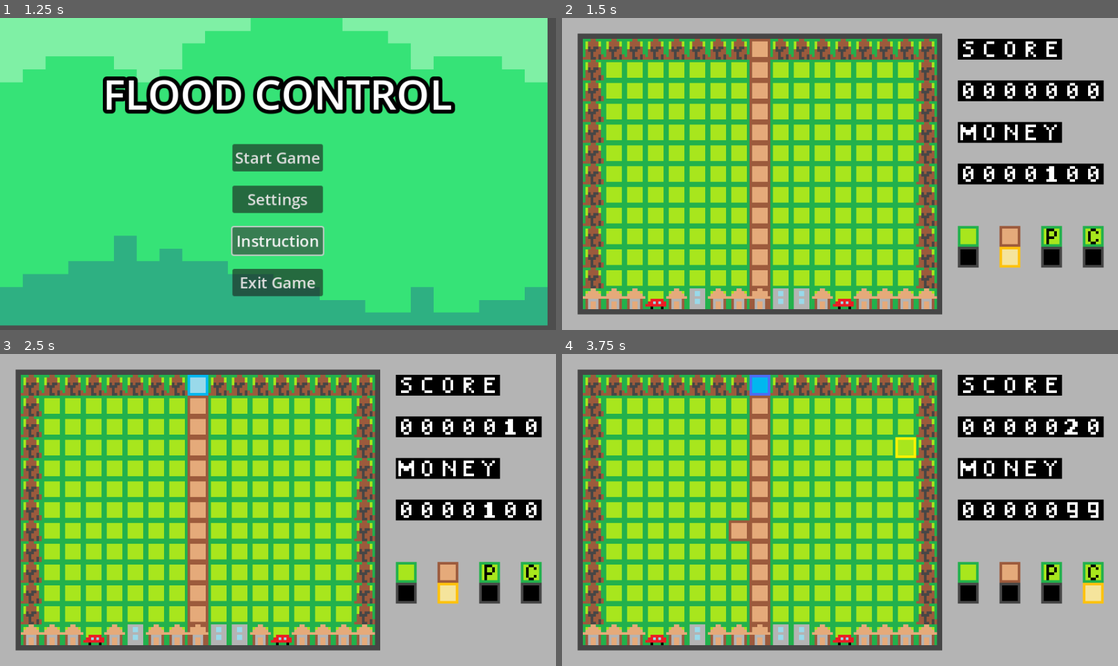
Above: before the commit, frames 1-4 (two rows, left to right).
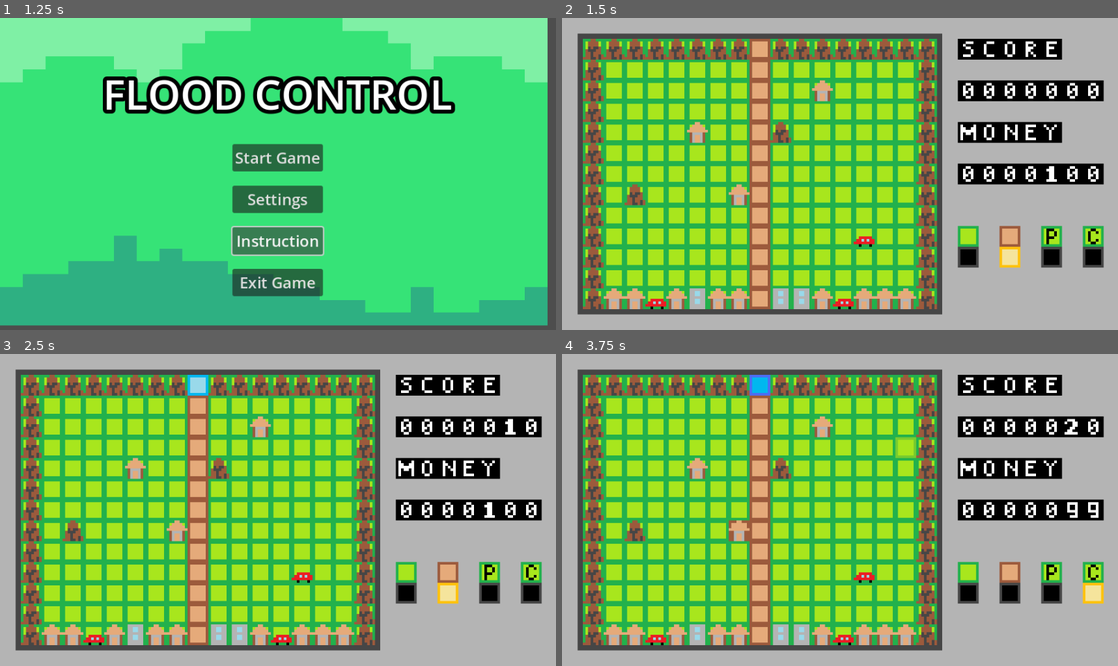
Above: after the commit, the same moments.

Repository: sho16ogura/cs292team5
Game: Godot game, scene res://main menu/main menu/main_menu.tscn
The game is run twice, just before and just after one commit, with the same random seed, the same clock (stepped at 60 frames per second) and the same inputs.
Inputs (mouse positions are in pixels of both pictures, inside the frame that each line leads up to):
- Up to frame 1 (1.25 s): click "Instruction" at 0.5 s
- Up to frame 2 (1.5 s): click "Start Game" at 1.25 s
- Up to frame 3 (2.5 s): tap Enter at 2 s; move the mouse to (400, 494) at 2.02 s; click (400, 494) at 2.1 s
- Up to frame 4 (3.75 s): tap Space (pause, bound only after the commit) at 2.75 s; move the mouse to (728, 525) at 2.77 s; click (728, 525) at 2.85 s; move the mouse to (895, 441) at 3.52 s; tap L (toggle_cistern) at 3.6 s

Frame 1 is identical in both runs. In frame 2, 1.4% of the frame differs, in the area x 3-68%, y 19-94%; in frame 3, 1.4%; in frame 4, 1.5%.
Error after the commit: Invalid access to property or key 'button_down' on a base object of type 'null instance'. (res://main)

Commit message:
Include pause menu

Diff:
--- a/team5project/Levels/level.tscn
+++ /dev/null
@@ -1,4 +0,0 @@
-[gd_scene format=3 uid="uid://dbn12nqseaq44"]
-
-[node name="Level" type="Node2D"]
-process_mode = 1
--- /dev/null
+++ b/team5project/end screen/AudioStreamPlayer.gd
@@ -0,0 +1,11 @@
+extends AudioStreamPlayer
+
+
+# Called when the node enters the scene tree for the first time.
+func _ready():
+	pass # Replace with function body.
+
+
+# Called every frame. 'delta' is the elapsed time since the previous frame.
+func _process(delta):
+	pass
--- a/team5project/end screen/end_screen.gd
+++ b/team5project/end screen/end_screen.gd
@@ -1,17 +1,23 @@
 class_name EndScreen
 extends Control
 
-@onready var play_again_button = $MarginContainer/HBoxContainer/VBoxContainer/Play_Again_Button
+#@onready var play_again_button = $MarginContainer/HBoxContainer/VBoxContainer/Play_Again_Button
 @onready var main_menu_button = $MarginContainer/HBoxContainer/VBoxContainer/Main_Menu_Button
 @onready var start_level = preload("res://mainGame.tscn") as PackedScene
 @onready var main_menu = preload("res://main menu/main menu/main_menu.tscn") as PackedScene
 
 func _ready():
-	play_again_button.button_down.connect(on_start_pressed)
+	#play_again_button.button_down.connect(on_start_pressed)
 	main_menu_button.button_down.connect(main_menu_pressed)
+	#var main_game_script = get_node("res://mainGame.gd")
 
 func on_start_pressed() -> void:
 	get_tree().change_scene_to_packed(start_level)
 
+func set_score(score):
+	#var script_main_menu = get_node("res://mainGame.gd")
+	#var score_end = script_main_menu.score
+	$MarginContainer/VBoxContainer/Score.text = "Score: " + str(score)
+
 func main_menu_pressed() -> void:
 	get_tree().change_scene_to_packed(main_menu)
--- a/team5project/end screen/end_screen.tscn
+++ b/team5project/end screen/end_screen.tscn
@@ -41,8 +41,9 @@
 theme_override_constants/margin_bottom = 12
 
 [node name="VBoxContainer" type="VBoxContainer" parent="MarginContainer"]
+custom_minimum_size = Vector2(2.08165e-12, 2.08165e-12)
 layout_mode = 2
-theme_override_constants/separation = 60
+theme_override_constants/separation = 40
 
 [node name="Seperator" type="Control" parent="MarginContainer/VBoxContainer"]
 layout_mode = 2
@@ -55,8 +56,21 @@
 theme_override_constants/shadow_offset_y = 6
 theme_override_constants/outline_size = 10
 theme_override_fonts/font = SubResource("SystemFont_2ifao")
-theme_override_font_sizes/font_size = 48
+theme_override_font_sizes/font_size = 72
 text = "GAME OVER"
+horizontal_alignment = 1
+vertical_alignment = 1
+
+[node name="Score" type="Label" parent="MarginContainer/VBoxContainer"]
+layout_mode = 2
+theme_override_colors/font_shadow_color = Color(0, 0, 0, 1)
+theme_override_colors/font_outline_color = Color(0, 0, 0, 1)
+theme_override_constants/shadow_offset_x = 2
+theme_override_constants/shadow_offset_y = 2
+theme_override_constants/outline_size = 2
+theme_override_fonts/font = SubResource("SystemFont_2ifao")
+theme_override_font_sizes/font_size = 35
+text = "SCORE: 9999"
 horizontal_alignment = 1
 vertical_alignment = 1
 
@@ -70,14 +84,8 @@
 alignment = 1
 
 [node name="Seperator2" type="Control" parent="MarginContainer/HBoxContainer/VBoxContainer"]
+custom_minimum_size = Vector2(2.08165e-12, 80)
 layout_mode = 2
-
-[node name="Play_Again_Button" type="Button" parent="MarginContainer/HBoxContainer/VBoxContainer"]
-custom_minimum_size = Vector2(120, 32)
-layout_mode = 2
-theme_override_fonts/font = SubResource("SystemFont_gqcxq")
-theme_override_font_sizes/font_size = 24
-text = "Play Again"
 
 [node name="Main_Menu_Button" type="Button" parent="MarginContainer/HBoxContainer/VBoxContainer"]
 custom_minimum_size = Vector2(120, 32)
--- a/team5project/game.tscn
+++ /dev/null
@@ -1,16 +0,0 @@
-[gd_scene load_steps=4 format=3 uid="uid://bqkbtd47v4jdp"]
-
-[ext_resource type="PackedScene" uid="uid://dbn12nqseaq44" path="res://Levels/level.tscn" id="1_kfj6b"]
-[ext_resource type="Script" path="res://game_manager.gd" id="1_vq2xo"]
-[ext_resource type="PackedScene" uid="uid://cqpx1ehejg0ob" path="res://pause menu/pause_menu.tscn" id="3_em5lr"]
-
-[node name="GameManager" type="Node"]
-process_mode = 3
-script = ExtResource("1_vq2xo")
-
-[node name="Level1" parent="." instance=ExtResource("1_kfj6b")]
-
-[node name="CanvasLayer" type="CanvasLayer" parent="."]
-
-[node name="PauseMenu" parent="CanvasLayer" node_paths=PackedStringArray("game_manager") instance=ExtResource("3_em5lr")]
-game_manager = NodePath("../..")
--- a/team5project/game_manager.gd
+++ /dev/null
@@ -1,17 +0,0 @@
-extends Node
-
-class_name GameManager
-
-signal toggle_game_paused(is_paused: bool)
-
-var game_paused: bool = false:
-	get:
-		return game_paused
-	set(value):
-		game_paused = value
-		get_tree().paused = !game_paused
-		emit_signal("toggle_game_paused", game_paused)
-
-func _input(event: InputEvent):
-	if (event.is_action_pressed("ui_cancel")):
-		game_paused = !game_paused
--- a/team5project/main menu/main menu/main_menu.gd
+++ b/team5project/main menu/main menu/main_menu.gd
@@ -3,14 +3,35 @@
 
 @onready var start_button = $MarginContainer/HBoxContainer/VBoxContainer/Start_Button as Button
 @onready var exit_button = $MarginContainer/HBoxContainer/VBoxContainer/Exit_Button as Button
+@onready var settings_button = $MarginContainer/HBoxContainer/VBoxContainer/Settings_Button as Button
+#@onready var instruction_button = $MarginContainer/HBoxContainer/VBoxContainer/Instruction_Button as Button
 @onready var start_level = preload("res://mainGame.tscn") as PackedScene
+@onready var settings_menu = $Settings_Menu as SettingsMenu
+@onready var margin_container = $MarginContainer as MarginContainer
 
 func _ready():
-	start_button.button_down.connect(on_start_pressed)
-	exit_button.button_down.connect(on_exit_pressed)
+	handling_connecting_signals()
 
 func on_start_pressed() -> void:
 	get_tree().change_scene_to_packed(start_level)
 
 func on_exit_pressed() -> void:
 	get_tree().quit()
+
+func on_exit_settings_menu() -> void:
+	margin_container.visible = true
+	settings_menu.visible = false
+
+func on_settings_pressed() -> void:
+	margin_container.visible =  false
+	settings_menu.set_process(true)
+	settings_menu.visible = true
+
+func on_instruction_pressed() -> void:
+	pass
+
+func handling_connecting_signals() -> void:
+	start_button.button_down.connect(on_start_pressed)
+	settings_button.button_down.connect(on_settings_pressed)
+	exit_button.button_down.connect(on_exit_pressed)
+	settings_menu.exit_settings_menu.connect(on_exit_settings_menu)
--- a/team5project/mainGame.gd
+++ b/team5project/mainGame.gd
@@ -19,6 +19,8 @@
 @onready var error_sfx = $TileMap/error_sfx
 @onready var destruction_sfx = $TileMap/destruction_sfx
 @onready var pumping_water_sfx = $TileMap/pumping_water_sfx
+@onready var end_screen = $end_screen
+@onready var tilemap = $TileMap
 
 var num_pump_running = 0
 
@@ -403,6 +405,9 @@
 
 	return neighbor_tiles
 
+#func get_score() -> int:
+#	return score
+
 # 2 second pulse, check water flow. order is down, left, then right. no support for water flowing up
 func _on_timer_timeout():
 
@@ -425,6 +430,12 @@
 	if get_tile_type(Vector2i(8, 12)) == TILE.WATER and global_lockout == false:
 		global_lockout = true
 		print("game over!")
+		#end_screen.set_score(score - 10)
+		#end_screen.visible = true
+		#tilemap.visible = false
+		#score = get_score()
+		#await get_tree().create_timer(2).timeout
+		print(score)
 		get_tree().change_scene_to_file("res://end screen/end_screen.tscn")
 
 	for y in range(12, 0, -1):
--- a/team5project/mainGame.tscn
+++ b/team5project/mainGame.tscn
@@ -68,7 +68,7 @@
 2:0/0 = 0
 2:0/0/custom_data_0 = 6
 3:0/0 = 0
-3:0/0/custom_data_0 = 6
+3:0/0/custom_data_0 = 7
 0:1/0 = 0
 0:1/0/custom_data_0 = 6
 1:1/0 = 0
@@ -76,15 +76,11 @@
 2:1/0 = 0
 2:1/0/custom_data_0 = 6
 3:1/0 = 0
-3:1/0/custom_data_0 = 6
+3:1/0/custom_data_0 = 7
 0:2/0 = 0
-0:2/0/custom_data_0 = 7
 1:2/0 = 0
-1:2/0/custom_data_0 = 7
 2:2/0 = 0
-2:2/0/custom_data_0 = 7
 3:2/0 = 0
-3:2/0/custom_data_0 = 7
 
 [sub_resource type="TileSet" id="TileSet_rki04"]
 tile_size = Vector2i(32, 32)
@@ -103,15 +99,26 @@
 layer_0/name = "ground"
 layer_0/tile_data = PackedInt32Array(0, 0, 0, 65536, 0, 0, 131072, 0, 0, 196608, 0, 0, 262144, 0, 0, 327680, 0, 0, 3932 …(6280 unchanged characters)…
 layer_1/name = "top"
-layer_1/tile_data = PackedInt32Array(0, 196609, 0, 65536, 19 …(168 unchanged characters)…  196609, 0, 720896, 196609, 0, 786432, 1, 0, 786433, 1, 0, 786434, 1, 0, 1, 196609, 0, 2, 196609, 0, 3, 196609, 0, 4, 196609, 0, 5, 196609, 0, 6, 196609, 0, 7, 196609, 0, 9, 196609, 0, 10, 196609, 0, 11, 196609, 0, 12, 196609, 0, 13, 196609, 0, 14, 196609, 0, 15, 196609, 0, 16, 196609, 0, 65552, 196609, 0, 131088, 196609, 0, 196624, 196609, 0, 262160, 196609, 0, 327696, 196609, 0, 393232, 196609, 0, 458768, 196609, 0, 524304, 196609, 0, 589840, 196609, 0, 655376, 196609, 0, 720912, 196609, 0, 786448, 1, 0, 786447, 1, 0, 786446, 1, 0, 786445, 1, 0, 786444, 131073, 0, 786443, 1, 0, 786442, 65537, 0, 786441, 65537, 0, 786435, 131073, 0, 786436, 1, 0, 786437, 65537, 0, 786438, 1, 0, 786439, 1, 0, 786440, 1, 0)
-layer_2/name = "highlight"
+layer_1/tile_data = PackedInt32Array(0, 196609, 0, 65536, 19 …(168 unchanged characters)…  196609, 0, 720896, 196609, 0, 786432, 196609, 0, 786433, 1, 0, 786434, 1, 0, 1, 196609, 0, 2, 196609, 0, 3, 196609, 0, 4, 196609, 0, 5, 196609, 0, 6, 196609, 0, 7, 196609, 0, 9, 196609, 0, 10, 196609, 0, 11, 196609, 0, 12, 196609, 0, 13, 196609, 0, 14, 196609, 0, 15, 196609, 0, 16, 196609, 0, 65552, 196609, 0, 131088, 196609, 0, 196624, 196609, 0, 262160, 196609, 0, 327696, 196609, 0, 393232, 196609, 0, 458768, 196609, 0, 524304, 196609, 0, 589840, 196609, 0, 655376, 196609, 0, 720912, 196609, 0, 786448, 196609, 0, 786447, 1, 0, 786446, 1, 0, 786445, 1, 0, 786444, 131073, 0, 786443, 1, 0, 786442, 65537, 0, 786441, 65537, 0, 786435, 131073, 0, 786436, 1, 0, 786437, 65537, 0, 786438, 1, 0, 786439, 1, 0, 262149, 1, 0, 458759, 1, 0, 131083, 1, 0, 589837, 131073, 0, 262153, 196609, 0, 458754, 196609, 0)
+layer_2/name = "flood"
+layer_2/modulate = Color(1, 1, 1, 0.392157)
 layer_2/tile_data = PackedInt32Array()
+layer_3/name = "highlight"
+layer_3/tile_data = PackedInt32Array()
 
 [node name="Timer" type="Timer" parent="TileMap"]
 autostart = true
 
 [node name="MoneyTimer" type="Timer" parent="TileMap"]
 wait_time = 30.0
+autostart = true
+
+[node name="FloodTimer" type="Timer" parent="TileMap"]
+wait_time = 5.0
+autostart = true
+
+[node name="GameOverTimer" type="Timer" parent="TileMap"]
+wait_time = 0.2
 autostart = true
 
 [node name="dig_undig_sfx" type="AudioStreamPlayer" parent="TileMap"]
@@ -131,3 +138,5 @@
 
 [connection signal="timeout" from="TileMap/Timer" to="." method="_on_timer_timeout"]
 [connection signal="timeout" from="TileMap/MoneyTimer" to="." method="_on_money_timer_timeout"]
+[connection signal="timeout" from="TileMap/FloodTimer" to="." method="_on_flood_timer_timeout"]
+[connection signal="timeout" from="TileMap/GameOverTimer" to="." method="_on_game_over_timer_timeout"]
--- a/team5project/pause menu/pause_menu.gd
+++ /dev/null
@@ -1,18 +0,0 @@
-extends Control
-
-@export var game_manager : GameManager
-
-# Called when the node enters the scene tree for the first time.
-func _ready():
-	hide()
-	game_manager.connect("toggle_game_paused", _on_game_manager_toggle_game_paused)
-
-# Called every frame. 'delta' is the elapsed time since the previous frame.
-func _process(delta):
-	pass
-
-func _on_game_manager_toggle_game_paused(is_paused: bool):
-	if (is_paused):
-		show()
-	else:
-		hide()
--- a/team5project/pause menu/pause_menu.tscn
+++ b/team5project/pause menu/pause_menu.tscn
@@ -1,76 +1,85 @@
 [gd_scene load_steps=6 format=3 uid="uid://cqpx1ehejg0ob"]
 
-[ext_resource type="Script" path="res://pause menu/pause_menu.gd" id="1_8vtnn"]
+[ext_resource type="Script" path="res://pause_menu.gd" id="1_4yw8a"]
+[ext_resource type="Texture2D" uid="uid://eess7uyvg1uh" path="res://tile_0014.png" id="2_lpafv"]
+[ext_resource type="PackedScene" uid="uid://bayrvi5tdmxbb" path="res://settings menu/settings_menu.tscn" id="3_oeqh2"]
 
-[sub_resource type="SystemFont" id="SystemFont_xp7vc"]
+[sub_resource type="SystemFont" id="SystemFont_yj0ut"]
 font_names = PackedStringArray("Impact")
-subpixel_positioning = 0
 
-[sub_resource type="SystemFont" id="SystemFont_isphp"]
+[sub_resource type="SystemFont" id="SystemFont_junjl"]
 font_names = PackedStringArray("Impact")
-font_weight = 100
-subpixel_positioning = 0
 
-[sub_resource type="SystemFont" id="SystemFont_hesga"]
-font_names = PackedStringArray("Impact")
-subpixel_positioning = 0
-
-[sub_resource type="SystemFont" id="SystemFont_0lffa"]
-font_names = PackedStringArray("Impact")
-subpixel_positioning = 0
-
-[node name="PauseMenu" type="Control"]
-process_mode = 2
-modulate = Color(0.901961, 0.945098, 0.972549, 1)
-self_modulate = Color(0.384314, 0.133333, 0.254902, 1)
+[node name="pause_menu" type="Control"]
+process_mode = 3
 layout_mode = 3
 anchors_preset = 15
 anchor_right = 1.0
 anchor_bottom = 1.0
 grow_horizontal = 2
 grow_vertical = 2
-script = ExtResource("1_8vtnn")
+script = ExtResource("1_4yw8a")
 
-[node name="Panel" type="Panel" parent="."]
-layout_mode = 1
-anchors_preset = 15
-anchor_right = 1.0
-anchor_bottom = 1.0
-grow_horizontal = 2
-grow_vertical = 2
-
-[node name="VBoxContainer" type="VBoxContainer" parent="Panel"]
+[node name="TextureRect" type="TextureRect" parent="."]
 layout_mode = 1
 anchors_preset = 8
 anchor_left = 0.5
 anchor_top = 0.5
 anchor_right = 0.5
 anchor_bottom = 0.5
-offset_left = -48.0
-offset_top = -81.5
-offset_right = 48.0
-offset_bottom = 81.5
+offset_left = -427.5
+offset_top = -236.5
+offset_right = 427.5
+offset_bottom = 236.5
 grow_horizontal = 2
 grow_vertical = 2
+texture = ExtResource("2_lpafv")
 
-[node name="Label" type="Label" parent="Panel/VBoxContainer"]
+[node name="GridContainer" type="GridContainer" parent="."]
+layout_mode = 1
+anchors_preset = 8
+anchor_left = 0.5
+anchor_top = 0.5
+anchor_right = 0.5
+anchor_bottom = 0.5
+offset_left = -78.5
+offset_top = -73.5
+offset_right = 78.5
+offset_bottom = 73.5
+grow_horizontal = 2
+grow_vertical = 2
+theme_override_constants/v_separation = 6
+
+[node name="Label" type="Label" parent="GridContainer"]
 layout_mode = 2
-theme_override_fonts/font = SubResource("SystemFont_xp7vc")
+theme_override_colors/font_shadow_color = Color(0, 0, 0, 1)
+theme_override_colors/font_outline_color = Color(0, 0, 0, 1)
+theme_override_constants/shadow_offset_x = 2
+theme_override_constants/shadow_offset_y = 4
+theme_override_constants/outline_size = 4
+theme_override_constants/shadow_outline_size = 4
+theme_override_constants/line_spacing = 4
+theme_override_fonts/font = SubResource("SystemFont_yj0ut")
 theme_override_font_sizes/font_size = 32
-text = "PAUSE"
-horizontal_alignment = 1
+text = "PAUSE MENU"
 
-[node name="ResumeButton" type="Button" parent="Panel/VBoxContainer"]
+[node name="HSeparator" type="HSeparator" parent="GridContainer"]
 layout_mode = 2
-theme_override_fonts/font = SubResource("SystemFont_isphp")
-text = "Resume"
+theme_override_constants/separation = 25
 
-[node name="ReturnMainMenuButton" type="Button" parent="Panel/VBoxContainer"]
+[node name="Resume_Button" type="Button" parent="GridContainer"]
 layout_mode = 2
-theme_override_fonts/font = SubResource("SystemFont_hesga")
-text = "Main Menu"
+theme_override_fonts/font = SubResource("SystemFont_junjl")
+text = "Resume Game"
 
-[node name="InstructionButton" type="Button" parent="Panel/VBoxContainer"]
+[node name="Instruction_Button" type="Button" parent="GridContainer"]
 layout_mode = 2
-theme_override_fonts/font = SubResource("SystemFont_0lffa")
+theme_override_fonts/font = SubResource("SystemFont_junjl")
 text = "Instruction"
+
+[node name="Settings_Menu" parent="." instance=ExtResource("3_oeqh2")]
+visible = false
+layout_mode = 1
+
+[connection signal="pressed" from="GridContainer/Resume_Button" to="." method="_on_resume_button_pressed"]
+[connection signal="pressed" from="GridContainer/Instruction_Button" to="." method="_on_instruction_button_pressed"]
--- /dev/null
+++ b/team5project/pause_menu.gd
@@ -0,0 +1,25 @@
+extends Control
+
+@onready var settings_menu = $Settings_Menu as SettingsMenu
+#@onready var texture_reac = $TextureRect as TextureRect
+
+var _is_paused: bool = false:
+	set = set_paused
+
+func _unhandled_input(event: InputEvent) -> void:
+	if event.is_action_pressed("pause"):
+		_is_paused = !_is_paused
+
+func set_paused(value: bool) -> void:
+	_is_paused = value
+	get_tree().paused = _is_paused
+	visible = _is_paused
+
+func _on_resume_button_pressed() -> void:
+	_is_paused = false
+
+func _on_instruction_button_pressed() -> void:
+	#settings_menu.set_process(true)
+	#settings_menu.visible = true
+	#texture_reac.visible = false
+	pass
--- a/team5project/project.godot
+++ b/team5project/project.godot
@@ -48,6 +48,11 @@
 "events": [Object(InputEventKey,"resource_local_to_scene":false,"resource_name":"","device":0,"window_id":0,"alt_pressed":false,"shift_pressed":false,"ctrl_pressed":false,"meta_pressed":false,"pressed":false,"keycode":0,"physical_keycode":76,"key_label":0,"unicode":0,"echo":false,"script":null)
 ]
 }
+pause={
+"deadzone": 0.5,
+"events": [Object(InputEventKey,"resource_local_to_scene":false,"resource_name":"","device":0,"window_id":0,"alt_pressed":false,"shift_pressed":false,"ctrl_pressed":false,"meta_pressed":false,"pressed":false,"keycode":0,"physical_keycode":32,"key_label":0,"unicode":0,"echo":false,"script":null)
+]
+}
 
 [rendering]
 
--- /dev/null
+++ b/team5project/settings menu/settings_menu.gd
@@ -0,0 +1,15 @@
+class_name SettingsMenu
+extends Control
+
+@onready var exit_button = $MarginContainer/VBoxContainer/Exit_Button as Button
+# Called when the node enters the scene tree for the first time.
+signal exit_settings_menu
+
+func _ready():
+	exit_button.button_down.connect(on_exit_pressed)
+	set_process(false)
+
+# Called every frame. 'delta' is the elapsed time since the previous frame.
+func on_exit_pressed() -> void:
+	exit_settings_menu.emit()
+	set_process(false)
--- /dev/null
+++ b/team5project/settings menu/settings_menu.tscn
@@ -0,0 +1,80 @@
+[gd_scene load_steps=5 format=3 uid="uid://bayrvi5tdmxbb"]
+
+[ext_resource type="Script" path="res://settings menu/settings_menu.gd" id="1_dy5ih"]
+
+[sub_resource type="SystemFont" id="SystemFont_8lba5"]
+font_names = PackedStringArray("Impact")
+subpixel_positioning = 0
+
+[sub_resource type="SystemFont" id="SystemFont_y0byd"]
+font_names = PackedStringArray("Impact")
+font_weight = 150
+subpixel_positioning = 0
+
+[sub_resource type="SystemFont" id="SystemFont_oeo85"]
+font_names = PackedStringArray("Impact")
+subpixel_positioning = 0
+
+[node name="Settings_Menu" type="Control"]
+layout_mode = 3
+anchors_preset = 15
+anchor_right = 1.0
+anchor_bottom = 1.0
+grow_horizontal = 2
+grow_vertical = 2
+script = ExtResource("1_dy5ih")
+
+[node name="MarginContainer" type="MarginContainer" parent="."]
+layout_mode = 1
+anchors_preset = 15
+anchor_right = 1.0
+anchor_bottom = 1.0
+grow_horizontal = 2
+grow_vertical = 2
+theme_override_constants/margin_left = 12
+theme_override_constants/margin_top = 12
+theme_override_constants/margin_right = 12
+theme_override_constants/margin_bottom = 12
+
+[node name="VBoxContainer" type="VBoxContainer" parent="MarginContainer"]
+layout_mode = 2
+theme_override_constants/separation = -48
+alignment = 1
+
+[node name="Label" type="Label" parent="MarginContainer/VBoxContainer"]
+layout_mode = 2
+theme_override_colors/font_outline_color = Color(0, 0, 0, 1)
+theme_override_constants/outline_size = 12
+theme_override_fonts/font = SubResource("SystemFont_8lba5")
+theme_override_font_sizes/font_size = 24
+text = "Instruction"
+horizontal_alignment = 1
+vertical_alignment = 1
+
+[node name="HSeparator" type="HSeparator" parent="MarginContainer/VBoxContainer"]
+layout_mode = 2
+theme_override_constants/separation = 140
+
+[node name="TextEdit" type="TextEdit" parent="MarginContainer/VBoxContainer"]
+custom_minimum_size = Vector2(800, 260)
+layout_direction = 1
+layout_mode = 2
+size_flags_horizontal = 4
+size_flags_vertical = 4
+theme_override_fonts/font = SubResource("SystemFont_y0byd")
+text = "* Your goal is stopping the water from reaching the bottom of the screen.
+* Controls:
+- Mouse to select and click tiles change
+- A: to remove river tiles (you cannot prevent the river from reaching the bottom of the screen)
+- S: to place riverbed tiles (default, cannot make a square)
+- D:  to place pumps (pump drains neighboring four tiles)
+- F: to place cisterns (improves efficiency of pump, need to be placed next to pump)
+"
+virtual_keyboard_enabled = false
+middle_mouse_paste_enabled = false
+
+[node name="Exit_Button" type="Button" parent="MarginContainer/VBoxContainer"]
+layout_mode = 2
+size_flags_vertical = 10
+theme_override_fonts/font = SubResource("SystemFont_oeo85")
+text = "Exit"
